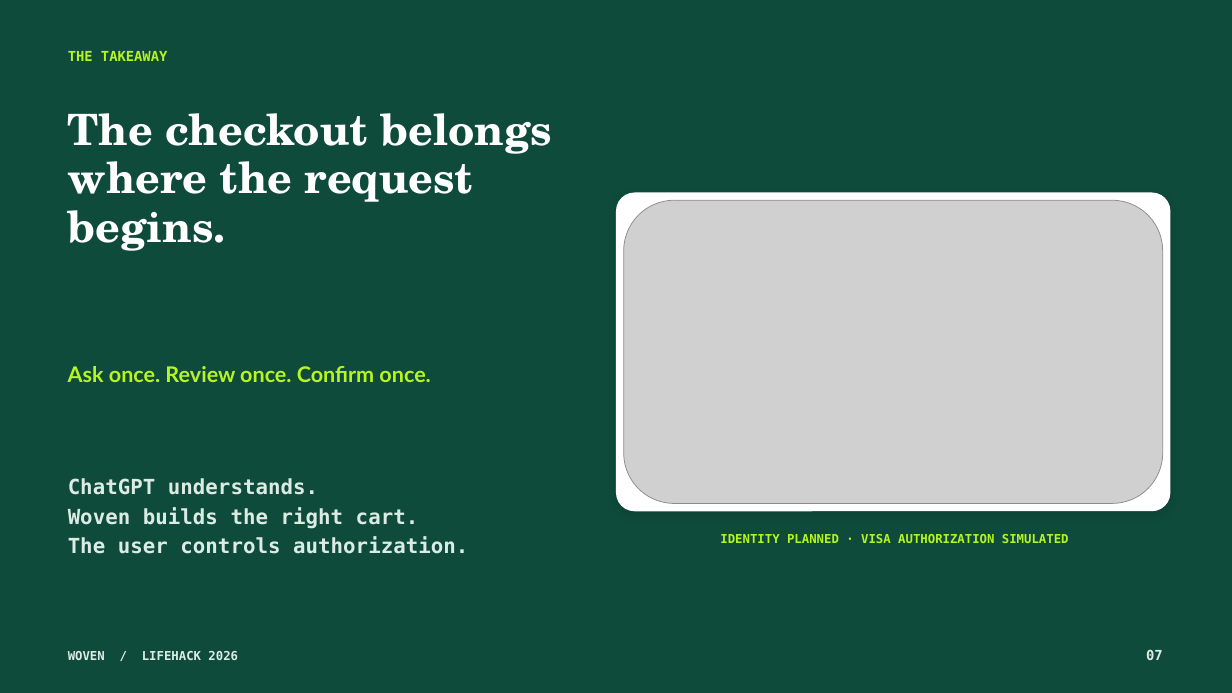
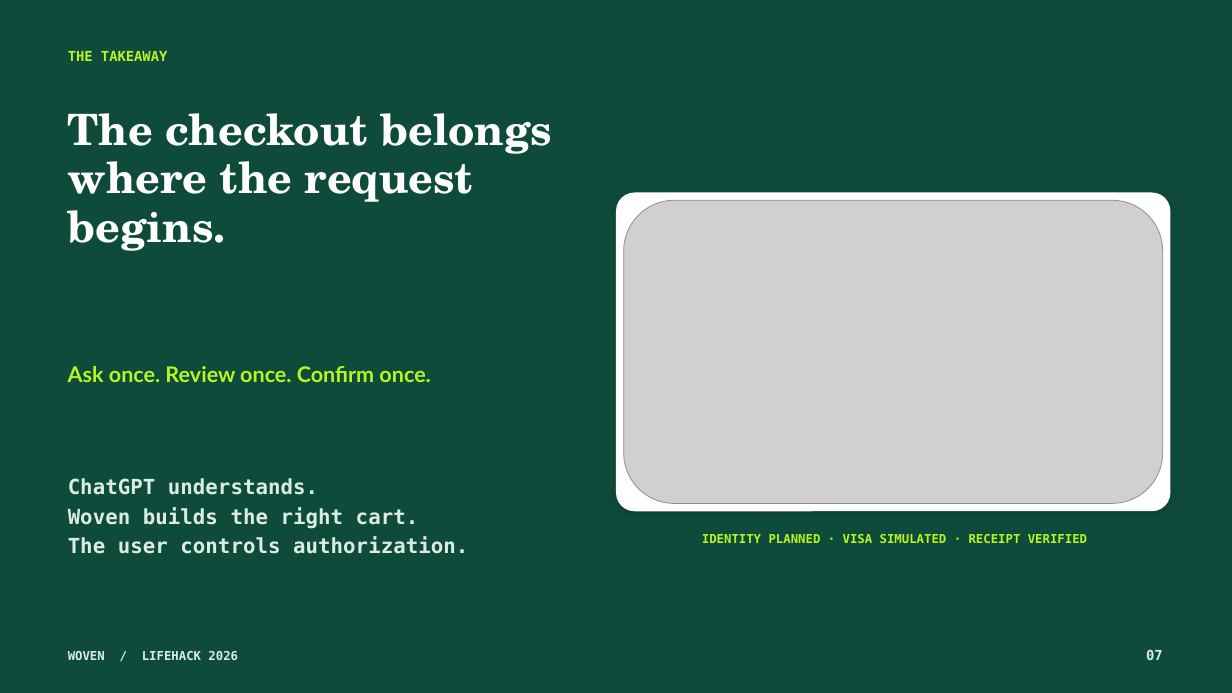
Before and after one commit to Ducksss/LifeHack-2026, a slide deck: slide 7 of docs/Woven-Hackathon-Pitch.pptx. Drawn at 1232x693 pixels with LibreOffice and Linux fonts; fonts in the diff are those of the drawing; grey boxes stand for pictures. Boxes give left, top, right and bottom in pixels: in the first picture for what was removed or moved away, otherwise in the second. Text is boxed around its words. In the diff, an @@ line names an element or a change of style, - is before the commit and + after.

```diff
--- a/docs/Woven-Hackathon-Pitch.pptx
+++ b/docs/Woven-Hackathon-Pitch.pptx
@@ text at (x1=702, y1=534, x2=1087, y2=543): text changed @@
-IDENTITY PLANNED · VISA AUTHORIZATION SIMULATED
+IDENTITY PLANNED · VISA SIMULATED · RECEIPT VERIFIED
```
Also in this commit, not shown: 3 other slides changed, 2 slides removed, 19 other files.
